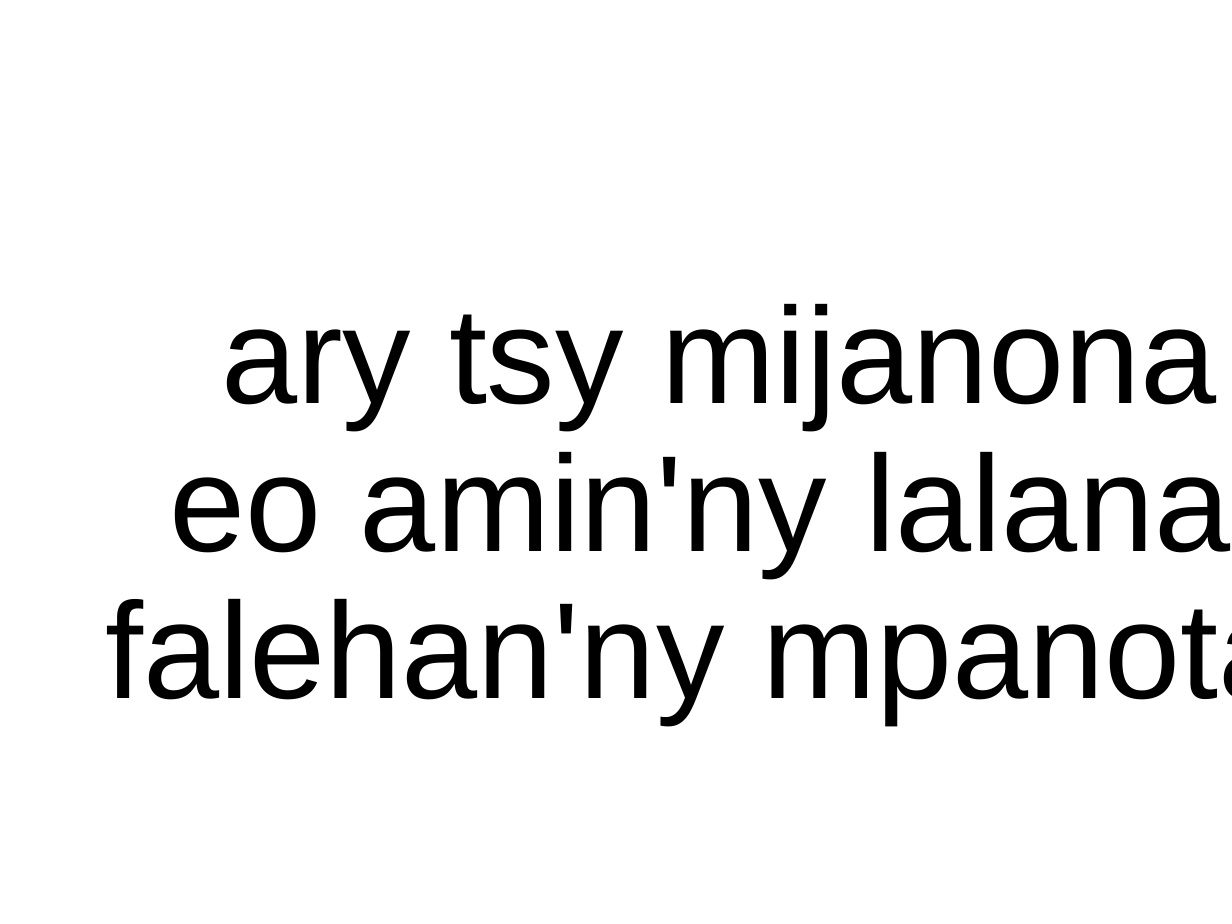
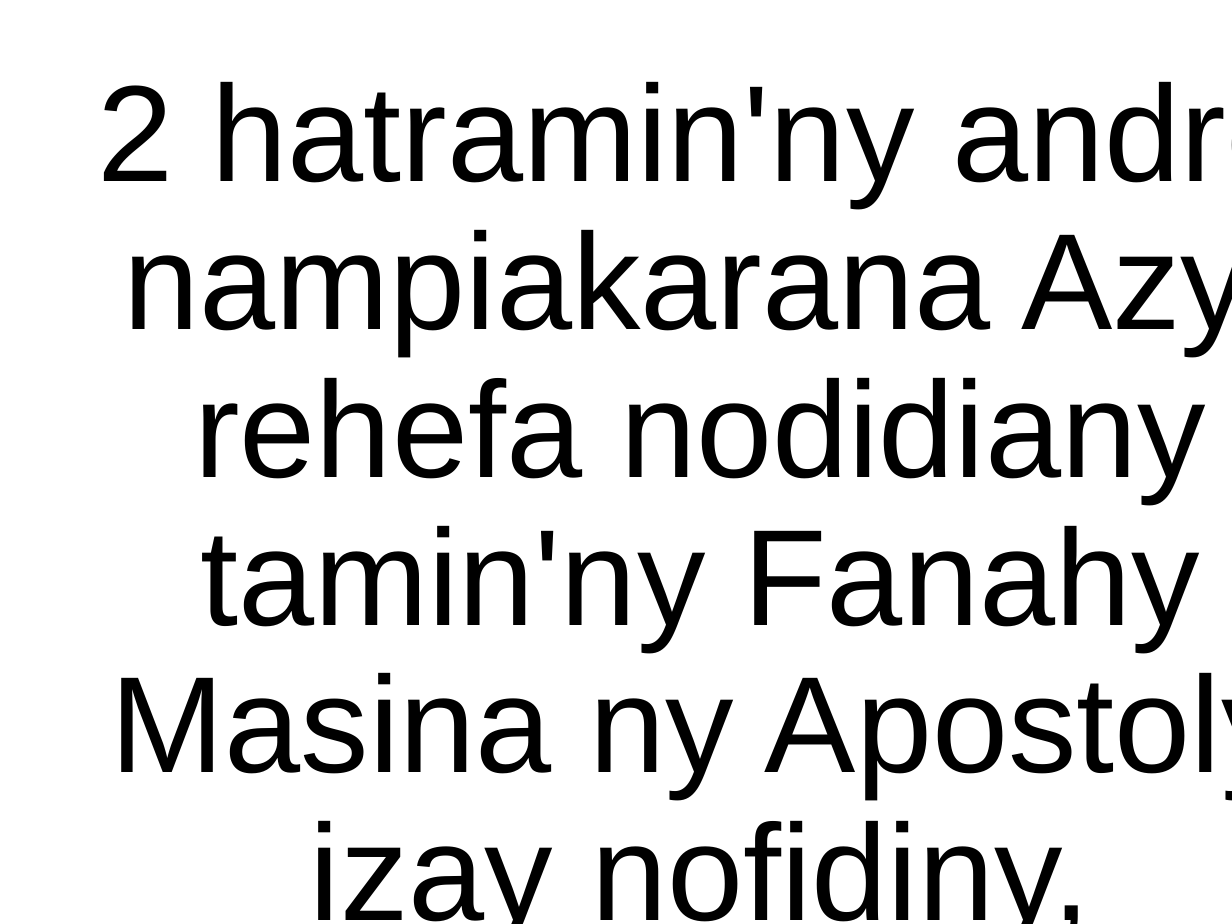
Before and after one commit to tsioryrovantsoa/baiboly-to-powerpoint, a slide deck: slide 3 of test.pptx. Drawn at 1232x924 pixels with LibreOffice and Linux fonts; fonts in the diff are those of the drawing; background and template pictures are left out. Boxes give left, top, right and bottom in pixels: in the first picture for what was removed or moved away, otherwise in the second. Text is boxed around its words. In the diff, an @@ line names an element or a change of style, - is before the commit and + after.

```diff
--- a/test.pptx
+++ b/test.pptx
@@ title at (98,81,1232,924): text changed @@
-ary tsy mijanona eo amin'ny lalana falehan'ny mpanota
+2 hatramin'ny andro nampiakarana Azy, rehefa nodidiany tamin'ny Fanahy Masina ny Apostoly izay nofidiny,
```
Also in this commit, not shown: 6 other slides changed, 5 slides added, 4 slides removed, 4 other files.
